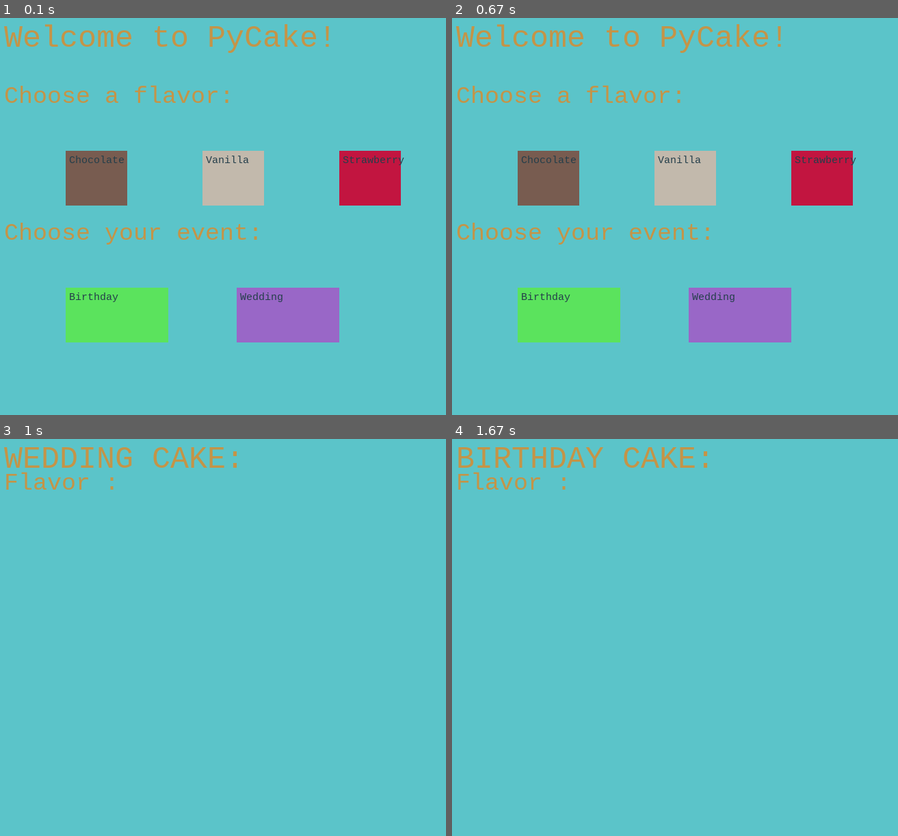
Above: before the commit, frames 1-4 (two rows, left to right).
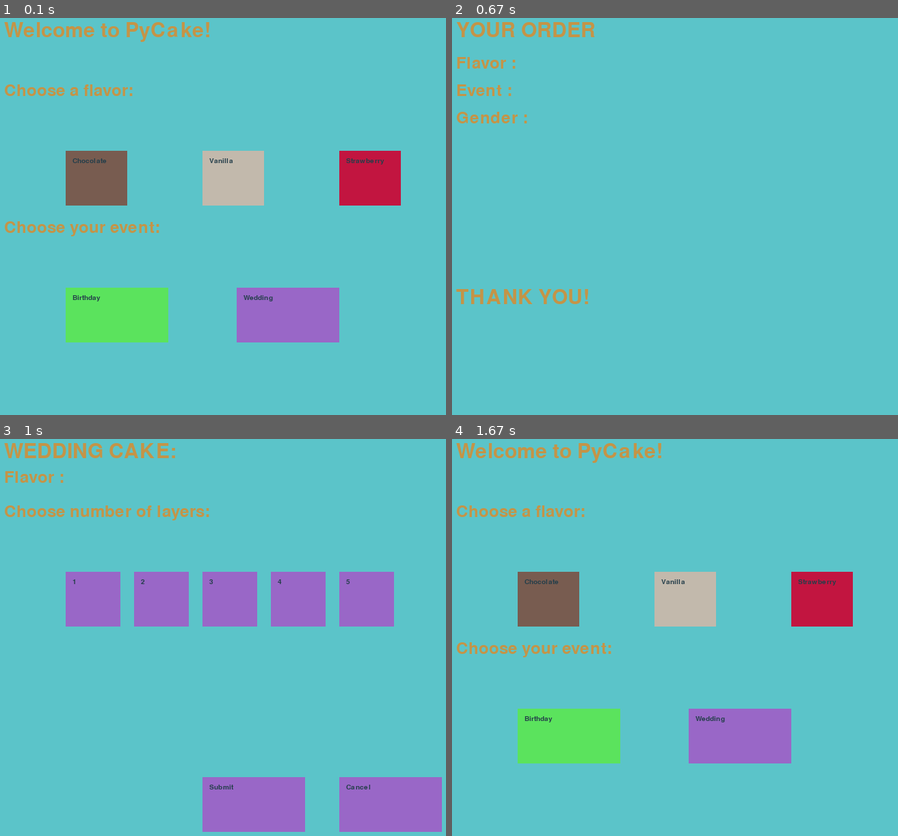
Above: after the commit, the same moments.

Repository: meet-projects/pycake-yl1-2014
Game: pygame game, started from pygame-example.py
Same seed, same stepped clock (60 frames per second), same inputs: the game is played once before the commit and once after it. The source is Python 2; it was converted automatically to run under Python 3.
Inputs (mouse positions are in pixels of both pictures, inside the frame that each line leads up to):
- Up to frame 1 (0.1 s): no input
- Up to frame 2 (0.67 s): click (706, 383) at 0.38 s
- Up to frame 3 (1 s): click (285, 732) at 0.72 s
- Up to frame 4 (1.67 s): click (541, 736) at 1.05 s; click (862, 784) at 1.38 s

The runs differ from the first frame. In frame 1, 3.9% of the frame differs, in the area x 0-91%, y 1-72%; in frame 2, 15%; in frame 3, 17%, in the area x 0-100%, y 1-99%; in frame 4, 14%.

Commit message:
first version

Diff:
--- a/pygame-example.py
+++ b/pygame-example.py
@@ -13,53 +13,103 @@
 	def draw(self, a):
 		a.blit(self.mySurface, self.myRec)
 		#a.blit(pygame.Surface([2, 2]),pygame.Rect(self.x, self.y, 2, 2))
-		myfont = pygame.font.SysFont("monospace", 15)
+		myfont = pygame.font.SysFont("Purisa", 15)
 		label = myfont.render(self.text, 1, (36,62,74))
-		main_screen.blit(label, (self.x+5, self.y+5))
+		main_screen.blit(label, (self.x+10, self.y+10))
 flavor=""
+gender =""
+layer =""
+myType=""
+placeX = 100
+placeY = 200
+female = Button(100, 200, 150, 80, "Female", 153, 103, 199)
+male = Button(300, 200, 150, 80, "Male", 153, 103, 199)
+layer1 = Button(100, 200, 80, 80, "1", 153, 103, 199)
+layer2 = Button(200, 200, 80, 80, "2", 153, 103, 199)
+layer3 = Button(300, 200, 80, 80, "3", 153, 103, 199)
+layer4 = Button(400, 200, 80, 80, "4", 153, 103, 199)
+layer5 = Button(500, 200, 80, 80, "5", 153, 103, 199)
+submit = Button(300, 500, 150, 80, "Submit", 153, 103, 199)
+cancel = Button(500, 500, 150, 80, "Cancel", 153, 103, 199)
+Chocolate = Button(placeX, placeY, 90, 80,"Chocolate",120,92,80)
+Vanilla = Button(300, 200, 90, 80, "Vanilla", 194, 185, 172)
+Strawberry = Button(500, 200, 90, 80, "Strawberry", 194, 21, 64)
+Birthday = Button(100, 400, 150, 80, "Birthday", 91, 227, 93)
+Wedding = Button(350, 400, 150, 80, "Wedding", 153, 103, 199)
 def goToBirthday():
+	myType="birthday"
 	main_screen.fill((91, 196, 201))
-	myfont = pygame.font.SysFont("monospace", 45)
+	myfont = pygame.font.SysFont("Purisa", 45)
 	label = myfont.render("BIRTHDAY CAKE:", 1, (196,148,71))
 	main_screen.blit(label, (10, 10))
-	myfont = pygame.font.SysFont("monospace", 35)
+	myfont = pygame.font.SysFont("Purisa", 35)
 	label = myfont.render("Flavor : "+flavor, 1, (196,148,71))
 	main_screen.blit(label, (10, 50))
+	label = myfont.render("Choose your gender:", 1, (196,148,71))
+	main_screen.blit(label, (10, 100))
+	female.draw(main_screen)
+	male.draw(main_screen)
+	submit.draw(main_screen)
+	cancel.draw(main_screen)
 def goToWedding():
 	main_screen.fill((91, 196, 201))
-	myfont = pygame.font.SysFont("monospace", 45)
+	myfont = pygame.font.SysFont("Purisa", 45)
 	label = myfont.render("WEDDING CAKE:", 1, (196,148,71))
 	main_screen.blit(label, (10, 10))
-	myfont = pygame.font.SysFont("monospace", 35)
+	myfont = pygame.font.SysFont("Purisa", 35)
 	label = myfont.render("Flavor : "+flavor, 1, (196,148,71))
 	main_screen.blit(label, (10, 50))
+	label = myfont.render("Choose number of layers:", 1, (196,148,71))
+	main_screen.blit(label, (10, 100))
+	layer1.draw(main_screen)
+	layer2.draw(main_screen)
+	layer3.draw(main_screen)
+	layer4.draw(main_screen)
+	layer5.draw(main_screen)
+	submit.draw(main_screen)
+	cancel.draw(main_screen)
+def submitButton():
+	main_screen.fill((91, 196, 201))
+	myfont = pygame.font.SysFont("Purisa", 45)
+	label = myfont.render("YOUR ORDER", 1, (196,148,71))
+	main_screen.blit(label, (10, 10))
+	myfont = pygame.font.SysFont("Purisa", 35)
+	label = myfont.render("Flavor : "+flavor, 1, (196,148,71))
+	main_screen.blit(label, (10, 60))
+	label = myfont.render("Event : "+myType, 1, (196,148,71))
+	main_screen.blit(label, (10, 100))
+	if myType=="wedding":
+		label = myfont.render("Layers : "+layer, 1, (196,148,71))
+		main_screen.blit(label, (10, 140))
+	else:
+		label = myfont.render("Gender : "+gender, 1, (196,148,71))
+		main_screen.blit(label, (10, 140))
+	myfont = pygame.font.SysFont("Purisa", 45)
+	label = myfont.render("THANK YOU!", 1, (196,148,71))
+	main_screen.blit(label, (10, 400))
+def mainScreen():
+	main_screen.fill((91, 196, 201))
+	placeX = 100
+	placeY = 200
+	Chocolate.draw(main_screen)
+	Vanilla.draw(main_screen)
+	Strawberry.draw(main_screen)
+	myfont = pygame.font.SysFont("Purisa", 45)
+	label = myfont.render("Welcome to PyCake!", 1, (196,148,71))
+	main_screen.blit(label, (10, 10))
+	myfont = pygame.font.SysFont("Purisa", 35)
+	label = myfont.render("Choose a flavor:", 1, (196,148,71))
+	main_screen.blit(label, (10, 100))
+	myfont = pygame.font.SysFont("Purisa", 35)
+	label = myfont.render("Choose your event:", 1, (196,148,71))
+	main_screen.blit(label, (10, 300))
+	Birthday.draw(main_screen)
+	Wedding.draw(main_screen)
 
 if __name__ == "__main__":
 	pygame.init()
 	main_screen = pygame.display.set_mode((700, 600))
-	main_screen.fill((91, 196, 201))
-	placeX = 100
-	placeY = 200
-	Chocolate = Button(placeX, placeY, 90, 80,"Chocolate",120,92,80)
-	Chocolate.draw(main_screen)
-	Vanilla = Button(300, 200, 90, 80, "Vanilla", 194, 185, 172)
-	Vanilla.draw(main_screen)
-	Strawberry = Button(500, 200, 90, 80, "Strawberry", 194, 21, 64)
-	Strawberry.draw(main_screen)
-	myfont = pygame.font.SysFont("monospace", 45)
-	label = myfont.render("Welcome to PyCake!", 1, (196,148,71))
-	main_screen.blit(label, (10, 10))
-	myfont = pygame.font.SysFont("monospace", 35)
-	label = myfont.render("Choose a flavor:", 1, (196,148,71))
-	main_screen.blit(label, (10, 100))
-
-	myfont = pygame.font.SysFont("monospace", 35)
-	label = myfont.render("Choose your event:", 1, (196,148,71))
-	main_screen.blit(label, (10, 300))
-	Birthday = Button(100, 400, 150, 80, "Birthday", 91, 227, 93)
-	Birthday.draw(main_screen)
-	Wedding = Button(350, 400, 150, 80, "Wedding", 153, 103, 199)
-	Wedding.draw(main_screen)
+	mainScreen()
 	while True:
 		ev = pygame.event.poll()
 		if ev.type == pygame.MOUSEBUTTONDOWN:
@@ -74,9 +124,37 @@
             			print "hi3"
             			flavor="strawberry"
             		if Birthday.myRec.collidepoint(x, y):
+				myType="birthday"
             			goToBirthday()
             		if Wedding.myRec.collidepoint(x, y):
+				myType="wedding"
             			goToWedding()
+
+            		if female.myRec.collidepoint(x, y):
+            			gender="female"
+			if male.myRec.collidepoint(x, y):
+            			gender="male"
+			if layer1.myRec.collidepoint(x, y):
+            			layer= "1 layer"
+			if layer2.myRec.collidepoint(x, y):
+            			layer= "2 layers"
+			if layer3.myRec.collidepoint(x, y):
+            			layer= "3 layers"
+			if layer4.myRec.collidepoint(x, y):
+            			layer= "4 layers"
+			if layer5.myRec.collidepoint(x, y):
+            			layer= "5 layers"
+			if submit.myRec.collidepoint(x, y):
+            			submitButton()
+			if cancel.myRec.collidepoint(x, y):
+            			flavor=""
+				gender =""
+				layer =""
+				myType=""
+				mainScreen()
+
+
+
 
 
 
Not shown, changed: pygame-example.py~
